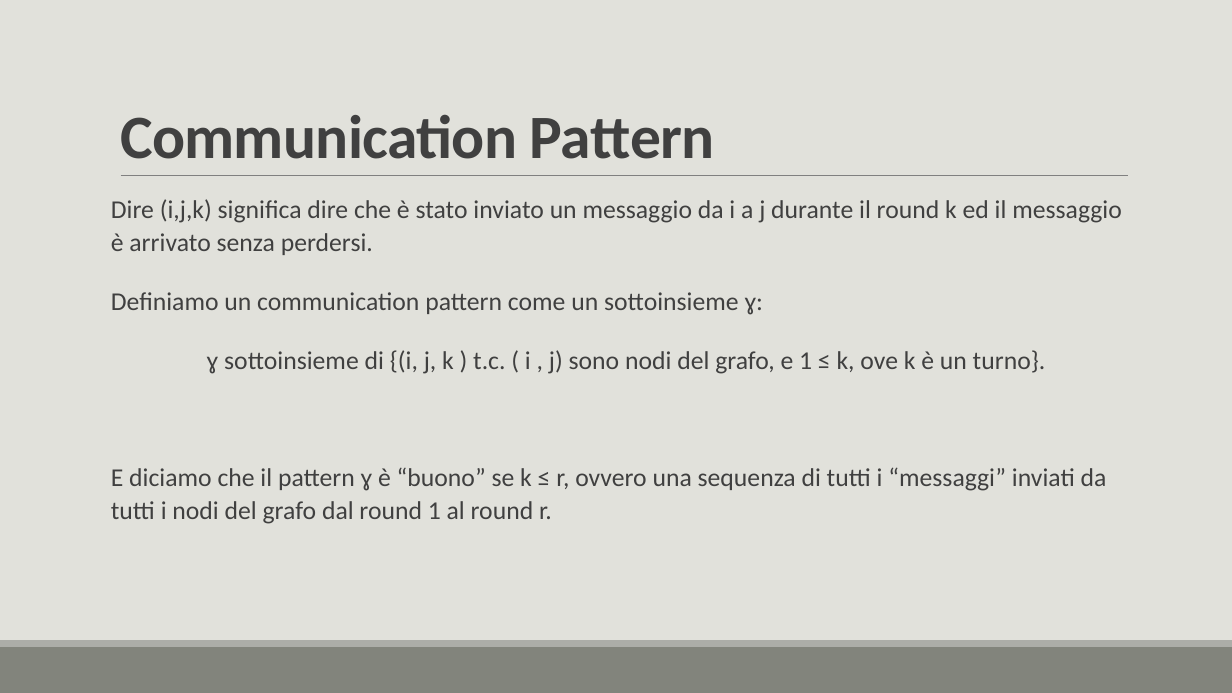
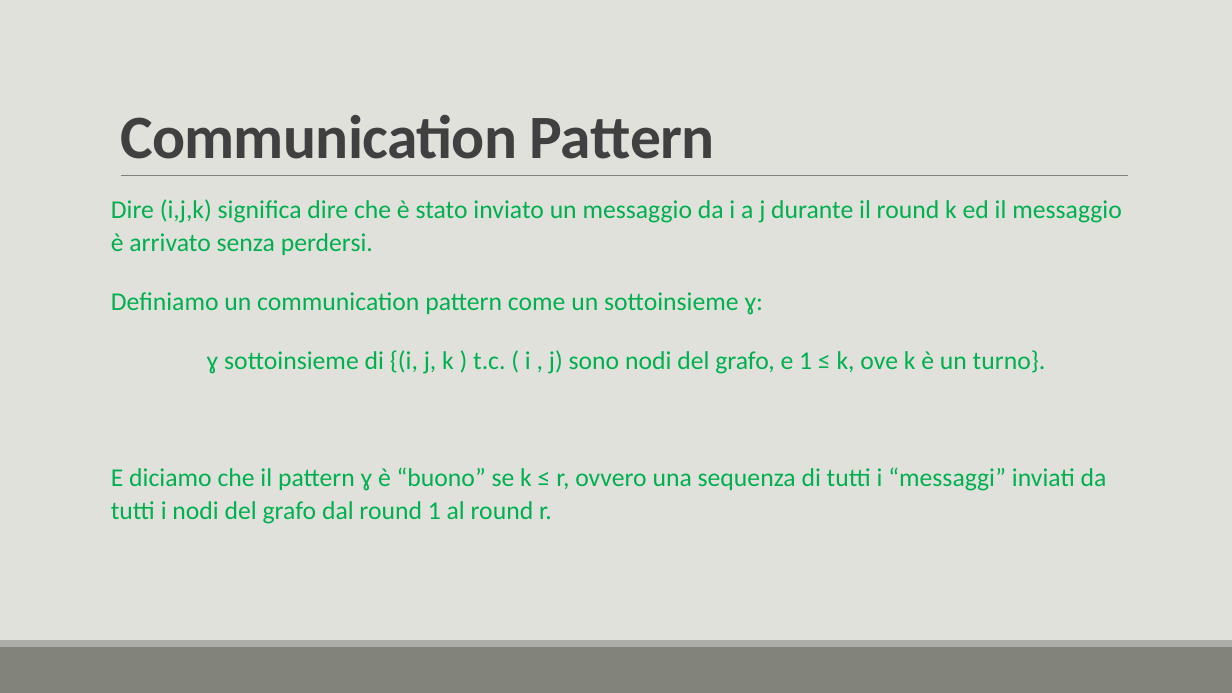
Before and after one commit to lory9894University/mcad, a slide deck: slide 23 of Prensentazione_V2.pptx. Drawn at 1232x693 pixels with LibreOffice and Linux fonts; fonts in the diff are those of the drawing. Boxes give left, top, right and bottom in pixels: in the first picture for what was removed or moved away, otherwise in the second. Text is boxed around its words. In the diff, an @@ line names an element or a change of style, - is before the commit and + after.

```diff
--- a/Prensentazione_V2.pptx
+++ b/Prensentazione_V2.pptx
@@ text "Dire (i,j,k) significa dire che ..." at [111, 199, 1122, 524]: text colour #404040 to #00B050 @@
```
Also in this commit, not shown: 5 other slides changed.
